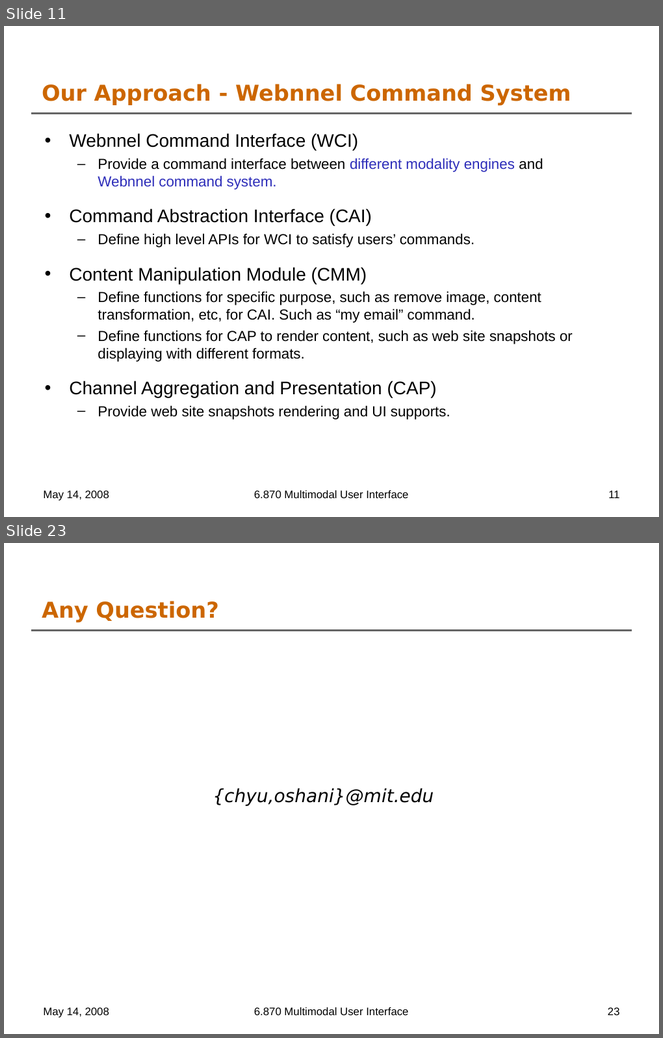
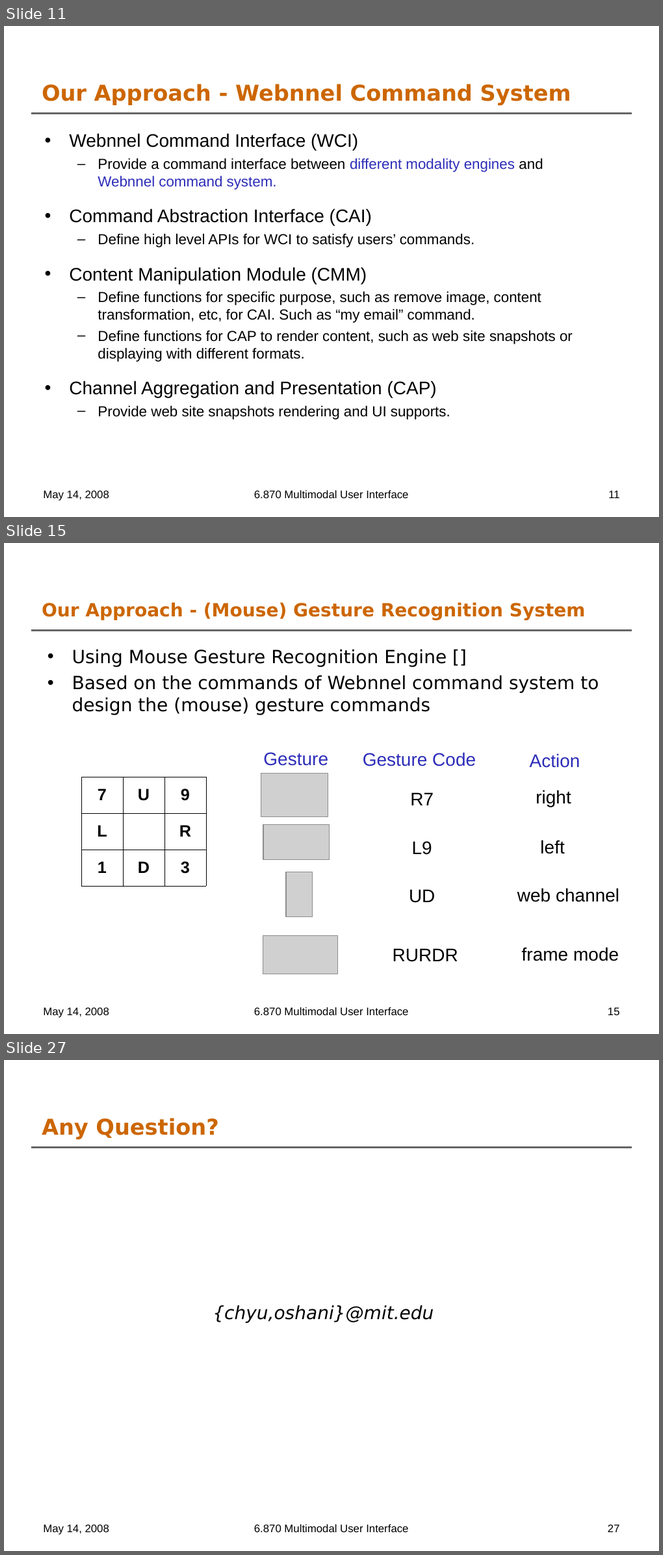
Before and after one commit to oshanis/webnnel, a slide deck: docs/6.870 Final Project Presentation.ppt. Shown one above the other, each under a label of ours: slides 11 and 23 before the commit, slides 11, 15 and 27 after it; the slides between them are not shown. The pictures are 663x1038 and 663x1555 pixels, drawn with LibreOffice and Linux fonts; fonts in the diff are those of the drawing; grey boxes stand for pictures; background and template pictures are left out. Boxes give left, top, right and bottom in pixels: in the first picture for what was removed or moved away, otherwise in the second. Text is boxed around its words. In the diff, an @@ line names an element or a change of style, - is before the commit and + after.

```diff
--- a/docs/6.870 Final Project Presentation.ppt
+++ b/docs/6.870 Final Project Presentation.ppt
@@ slide 15 added at (4, 543, 659, 1034), background #FFFFFF; not listed: 1 template element that a slide beside it also shows @@
@@ title added at (42, 602, 586, 620), 20 pt, text #CC6600, bold @@
+Our Approach - (Mouse) Gesture Recognition System
@@ text added at (72, 649, 599, 715), 20 pt, text #000000 @@
+• Using Mouse Gesture Recognition Engine []
+• Based on the commands of Webnnel command system to design the (mouse) gesture commands
@@ text added at (263, 752, 328, 766), 20 pt, text #2D2DB9 @@
+Gesture
@@ text added at (363, 752, 476, 767), 20 pt, text #2D2DB9 @@
+Gesture Code
@@ text added at (530, 754, 581, 768), 20 pt, text #2D2DB9 @@
+Action
@@ picture added at (261, 773, 328, 817) @@
@@ table added at (81, 777, 206, 886), 3 rows, 3 columns @@
+7 | U | 9
+L |  | R
+1 | D | 3
@@ text added at (410, 793, 434, 806), 20 pt, text #000000 @@
+R7
@@ text added at (536, 790, 571, 807), 20 pt, text #000000 @@
+right
@@ picture added at (263, 824, 329, 860) @@
@@ text added at (412, 841, 432, 855), 20 pt, text #000000 @@
+L9
@@ text added at (540, 840, 564, 854), 20 pt, text #000000 @@
+left
@@ picture added at (286, 873, 313, 917) @@
@@ text added at (409, 889, 435, 903), 20 pt, text #000000 @@
+UD
@@ text added at (518, 888, 620, 902), 20 pt, text #000000 @@
+web channel
@@ picture added at (263, 936, 337, 974) @@
@@ text added at (393, 949, 458, 962), 20 pt, text #000000 @@
+RURDR
@@ text added at (522, 947, 619, 962), 20 pt, text #000000 @@
+frame mode
@@ text added at (43, 1008, 109, 1018), 12 pt, text #000000 @@
+May 14, 2008
@@ text added at (254, 1008, 408, 1016), 12 pt, text #000000 @@
+6.870 Multimodal User Interface
@@ page number added at (608, 1008, 620, 1016), 12 pt, text #000000 @@
+15
@@ what was slide 23 is now slide 27 @@
@@ page number at (608, 1525, 620, 1533): text changed @@
-23
+27
```
Also in this commit, not shown: 11 slides changed, 3 other slides added.
